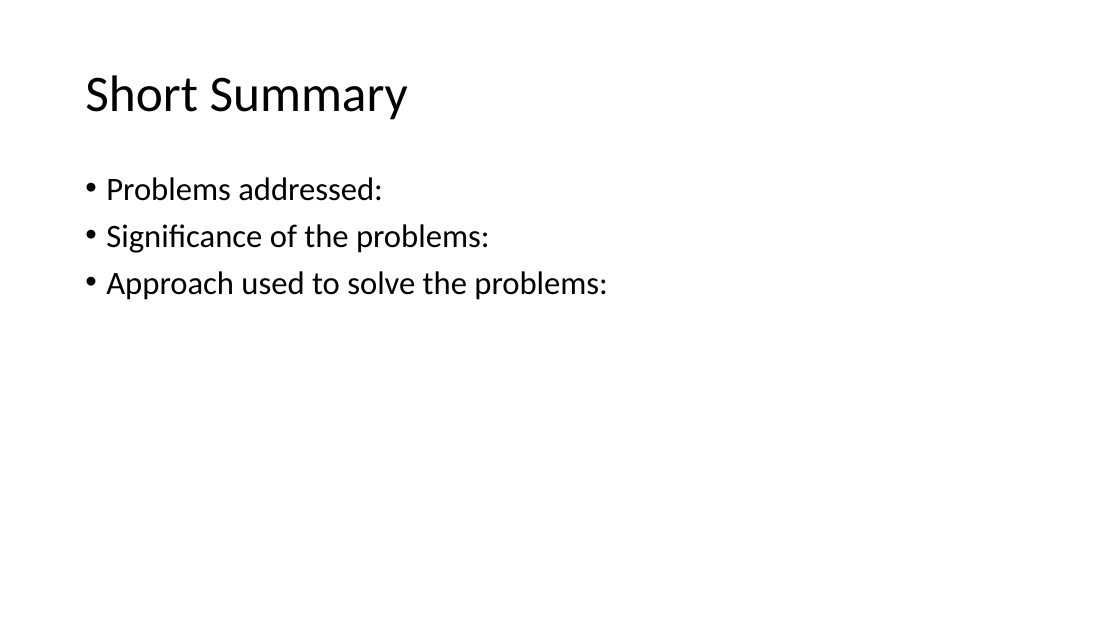
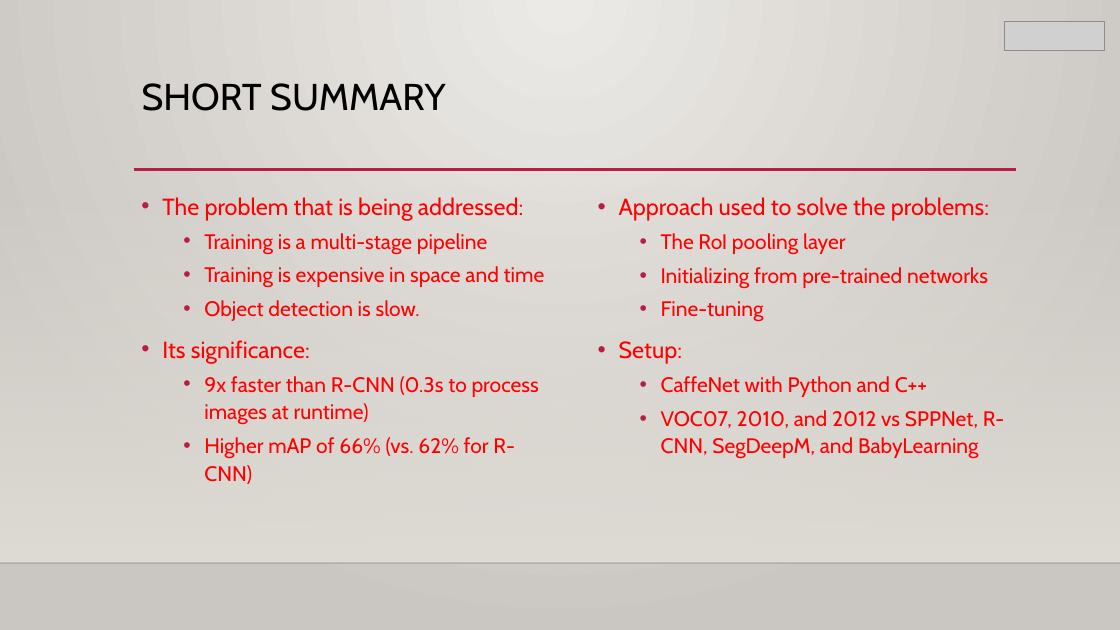
Before and after one commit to cho-minsung/multiDSP, a slide deck: slide 3 of Paper/Fast R-CNN.pptx (slide 5 before the commit). Drawn at 1120x630 pixels with LibreOffice and Linux fonts; fonts in the diff are those of the drawing; grey boxes stand for pictures; background and template pictures are left out. Boxes give left, top, right and bottom in pixels: in the first picture for what was removed or moved away, otherwise in the second. Text is boxed around its words. In the diff, an @@ line names an element or a change of style, - is before the commit and + after.

```diff
--- a/Paper/Fast R-CNN.pptx
+++ b/Paper/Fast R-CNN.pptx
@@ background #FFFFFF to gradient #ECEAE7 to #CAC7C1 @@
@@ picture added at <box>1005,21,1105,50</box> @@
@@ title "SHORT SUMMARY" at <box>142,83,446,111</box>: vertical alignment middle to top @@
@@ title at <box>142,83,446,111</box>: text changed; size 44 to 32 pt; font Calibri to Cabin @@
-Short Summary
+SHORT SUMMARY
@@ line added from (134, 170) to (1017, 170), #B71E42 2.5 pt @@
@@ rectangle added at <box>0,186,1120,563</box>, fill gradient #DFDBD5 @@
@@ text at <box>162,197,545,484</box>: text changed; size 28 to 18 pt; font Calibri to Cabin; text colour #000000 to #FF0000 @@
-• Problems addressed:
-• Significance of the problems:
-• Approach used to solve the problems:
+• The problem that is being addressed:
+  • Training is a multi-stage pipeline
+  • Training is expensive in space and time
+  • Object detection is slow.
+• Its significance:
+  • 9x faster than R-CNN (0.3s to process images at runtime)
+  • Higher mAP of 66% (vs. 62% for R-CNN)
@@ text added at <box>619,197,1005,459</box>, 18 pt, text #FF0000 @@
+• Approach used to solve the problems:
+  • The RoI pooling layer
+  • Initializing from pre-trained networks
+  • Fine-tuning
+• Setup:
+  • CaffeNet with Python and C++
+  • VOC07, 2010, and 2012 vs SPPNet, R-CNN, SegDeepM, and BabyLearning
@@ line added from (0, 563) to (1120, 563), #000001 1 pt @@
```
Also in this commit, not shown: 6 other slides changed, 9 slides added, 1 slide removed.
